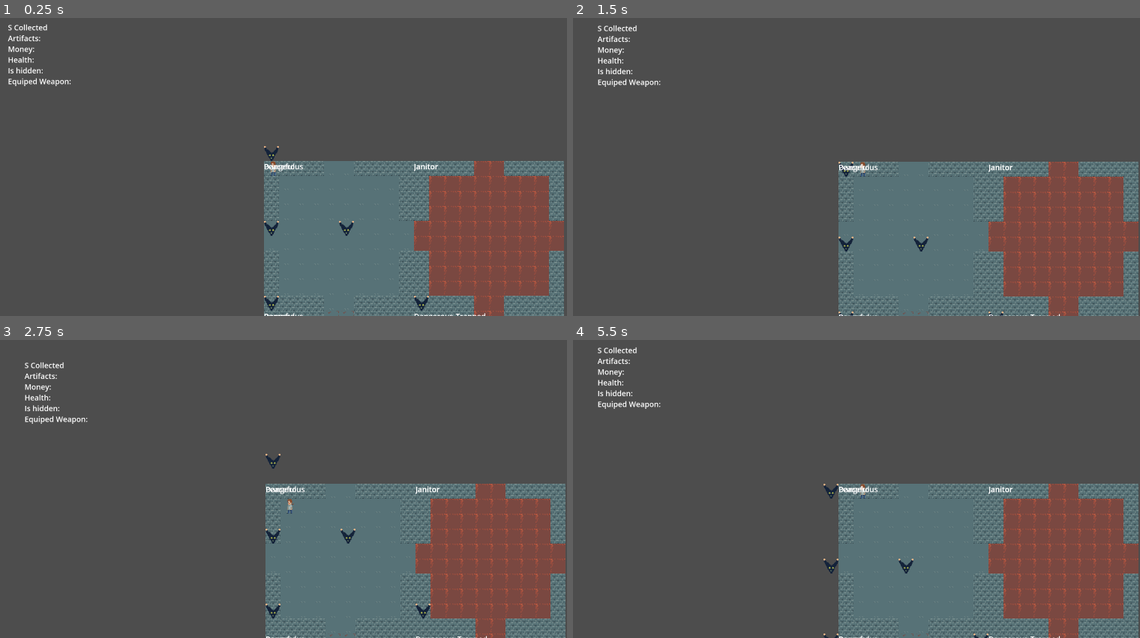
Above: before the commit, frames 1-4 (two rows, left to right).
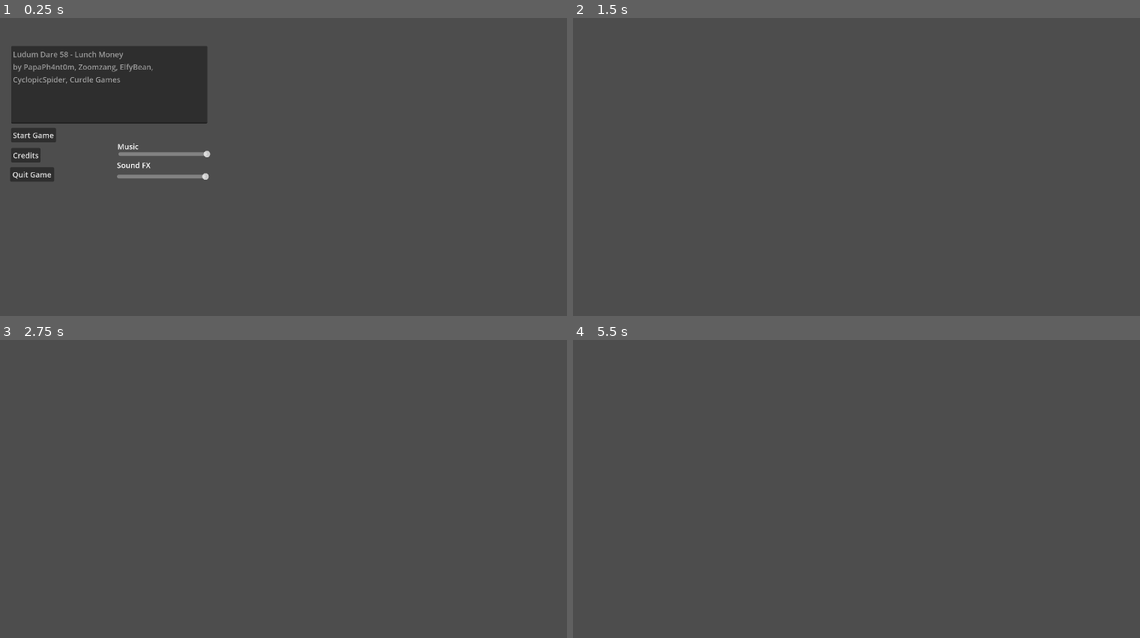
Above: after the commit, the same moments.

Repository: milomccarty99/ld-58
Game: Godot game, scene res://scenes/title_screen.tscn
The game is run twice, just before and just after one commit, with the same random seed, the same clock (stepped at 60 frames per second) and the same inputs. Before the commit the project starts from res://scenes/world.tscn.
Inputs (mouse positions are in pixels of both pictures, inside the frame that each line leads up to):
- Up to frame 1 (0.25 s): no input
- Up to frame 2 (1.5 s): click (601, 155) at 0.5 s, where only the run after the commit has a clickable "Credits"; move the mouse to (969, 152) at 1.27 s; press the mouse at (969, 152) at 1.28 s; hold D (right) from 1.28 s (still down)
- Up to frame 3 (2.75 s): tap Enter at 2 s; move the mouse to (147, 503) at 2.02 s; release D (right) at 2.03 s; release the mouse at (147, 503) at 2.03 s; hold S (down) from 2.03 s (still down); tap Q (swap_weapon_L) at 2.1 s
- Up to frame 4 (5.5 s): move the mouse to (901, 423) at 2.77 s; release S (down) at 2.78 s; hold D (right) 2.78-3.53 s; hold E (swap_weapon_R) 2.78-3.53 s; tap Space at 3.5, 5 s; move the mouse to (811, 548) at 3.52 s; hold W (up) 3.53-4.28 s; click (811, 548) at 3.6 s; tap Enter at 4.25 s; move the mouse to (1020, 533) at 4.27 s; hold Q (swap_weapon_L) 4.28-5.03 s; hold A (left) from 4.28 s (still down); move the mouse to (658, 444) at 5.02 s; tap E (swap_weapon_R) at 5.1 s

The runs differ from the first frame. In frame 1, 37% of the frame differs, in the area x 1-100%, y 2-100%; in frame 2, 27%; in frame 3, 27%; in frame 4, 27%.

Commit message:
added main menu

Diff:
--- /dev/null
+++ b/default_bus_layout.tres
@@ -0,0 +1,15 @@
+[gd_resource type="AudioBusLayout" format=3 uid="uid://bn52g4tr2lbg0"]
+
+[resource]
+bus/1/name = &"Music"
+bus/1/solo = false
+bus/1/mute = false
+bus/1/bypass_fx = false
+bus/1/volume_db = 2.846983
+bus/1/send = &"Master"
+bus/2/name = &"SFX"
+bus/2/solo = false
+bus/2/mute = false
+bus/2/bypass_fx = false
+bus/2/volume_db = 0.0
+bus/2/send = &"Master"
--- a/project.godot
+++ b/project.godot
@@ -11,7 +11,7 @@
 [application]
 
 config/name="LD-58"
-run/main_scene="res://scenes/world.tscn"
+run/main_scene="uid://bqaadxtbska7"
 config/features=PackedStringArray("4.5", "Forward Plus")
 config/icon="res://images/icon.svg"
 
--- /dev/null
+++ b/scenes/credits.tscn
@@ -0,0 +1,3 @@
+[gd_scene format=3 uid="uid://butvujsyqua2e"]
+
+[node name="Node2D" type="Node2D"]
--- /dev/null
+++ b/scenes/title_screen.tscn
@@ -0,0 +1,84 @@
+[gd_scene load_steps=4 format=3 uid="uid://bqaadxtbska7"]
+
+[ext_resource type="AudioStream" uid="uid://dw3asfkgw5weq" path="res://music/UndergroundAccess.wav" id="1_fgkus"]
+[ext_resource type="Script" uid="uid://cjbnj5wveoapv" path="res://scripts/title_screen.gd" id="1_s4lrb"]
+[ext_resource type="PackedScene" uid="uid://xstus23arsnl" path="res://scenes/volume_slider.tscn" id="2_sa3yf"]
+
+[node name="TitleScreen" type="Node2D"]
+texture_filter = 1
+script = ExtResource("1_s4lrb")
+
+[node name="Sprite2D" type="Sprite2D" parent="."]
+
+[node name="TextEdit" type="TextEdit" parent="."]
+texture_filter = 1
+offset_left = 94.0
+offset_top = 63.0
+offset_right = 513.0
+offset_bottom = 229.0
+placeholder_text = "Ludum Dare 58 - Lunch Money
+by PapaPh4nt0m, Zoomzang, ElfyBean, CyclopicSpider, Curdle Games"
+wrap_mode = 1
+
+[node name="StartButton" type="Button" parent="."]
+offset_left = 94.0
+offset_top = 238.0
+offset_right = 190.0
+offset_bottom = 269.0
+text = "Start Game"
+
+[node name="CreditsButton" type="Button" parent="."]
+offset_left = 94.0
+offset_top = 281.0
+offset_right = 157.0
+offset_bottom = 312.0
+text = "Credits"
+
+[node name="QuitButton" type="Button" parent="."]
+offset_left = 92.0
+offset_top = 322.0
+offset_right = 186.0
+offset_bottom = 330.0
+text = "Quit Game"
+
+[node name="MuteButton" type="CheckButton" parent="."]
+visible = false
+offset_left = 421.0
+offset_top = 226.0
+offset_right = 514.0
+offset_bottom = 257.0
+text = "Audio"
+
+[node name="AudioStreamPlayer2D" type="AudioStreamPlayer2D" parent="."]
+stream = ExtResource("1_fgkus")
+autoplay = true
+bus = &"Music"
+
+[node name="MusicSlider" parent="." instance=ExtResource("2_sa3yf")]
+offset_left = 323.0
+offset_top = 286.0
+offset_right = 520.0
+offset_bottom = 302.0
+bus_name = "Music"
+
+[node name="RichTextLabel" type="RichTextLabel" parent="MusicSlider"]
+layout_mode = 0
+offset_left = -2.0
+offset_top = -20.0
+offset_right = 142.0
+offset_bottom = 20.0
+text = "Music"
+
+[node name="SFXSlider" parent="." instance=ExtResource("2_sa3yf")]
+offset_left = 320.0
+offset_top = 334.0
+offset_right = 517.0
+offset_bottom = 350.0
+bus_name = "SFX"
+
+[node name="RichTextLabel" type="RichTextLabel" parent="SFXSlider"]
+layout_mode = 0
+offset_top = -28.0
+offset_right = 123.0
+offset_bottom = 12.0
+text = "Sound FX"
--- /dev/null
+++ b/scenes/volume_slider.tscn
@@ -0,0 +1,11 @@
+[gd_scene load_steps=2 format=3 uid="uid://xstus23arsnl"]
+
+[ext_resource type="Script" uid="uid://ccyj2r8s33544" path="res://scripts/volume_slider.gd" id="1_ynsfn"]
+
+[node name="HSlider" type="HSlider"]
+offset_right = 197.0
+offset_bottom = 16.0
+max_value = 1.0
+step = 0.05
+value = 1.0
+script = ExtResource("1_ynsfn")
--- a/scenes/world.tscn
+++ b/scenes/world.tscn
@@ -11,7 +11,7 @@
 [ext_resource type="Texture2D" uid="uid://cxawsbs4iea12" path="res://images/Source_indoor_tiles_all.png" id="9_w7kh3"]
 [ext_resource type="Script" path="res://scenes/collision_shape_2d.gd" id="10_w7kh3"]
 [ext_resource type="AudioStream" uid="uid://dw3asfkgw5weq" path="res://music/UndergroundAccess.wav" id="11_q5onr"]
-[ext_resource type="Script" uid="uid://brbukdlla7y4c" path="res://scenes/music.gd" id="12_jhx03"]
+[ext_resource type="Script" uid="uid://brbukdlla7y4c" path="res://scripts/music.gd" id="12_jhx03"]
 
 [sub_resource type="TileSetAtlasSource" id="TileSetAtlasSource_qfnet"]
 texture = ExtResource("2_71j4m")
--- a/scripts/player.gd
+++ b/scripts/player.gd
@@ -12,7 +12,7 @@
 
 func _process(_delta: float) -> void:
 	#get_node("CollisionShape2D")
-	print($CollisionShape2D)
+	#print($CollisionShape2D)
 	if Input.is_action_just_pressed("up"):
 		position.y -= 32
 		turnTake = 1
--- /dev/null
+++ b/scripts/title_screen.gd
@@ -0,0 +1,35 @@
+extends Node2D
+@onready var s_b = $StartButton
+@onready var c_b = $CreditsButton
+@onready var q_b = $QuitButton
+@onready var m_b = $MuteButton
+
+func _ready()->void:
+	s_b.pressed.connect(_on_sb_pressed)
+	c_b.pressed.connect(_on_cb_pressed)
+	q_b.pressed.connect(_on_qb_pressed)
+
+func _process(delta: float) -> void:
+	#if s_b.pressed :
+	#	get_tree().change_scene_to_file("res://scenes/world.tscn")
+	#	pass
+	#if c_b.button_down:
+	#	pass
+	#	#get_tree().change_scene_to_file("res://scenes/credits.tscn")
+	#if q_b.button_down:
+		#get_tree().quit()
+	#	pass
+	if m_b.pressed:
+		if m_b.button_pressed:
+			AudioServer.set_bus_volume_db(AudioServer.get_bus_index("Master"),0)
+		else:
+			AudioServer.set_bus_volume_db(AudioServer.get_bus_index("Master"),1)
+
+func _on_sb_pressed()->void:
+	get_tree().change_scene_to_file("res://scenes/world.tscn")
+
+func _on_cb_pressed()->void:
+	get_tree().change_scene_to_file("res://scenes/credits.tscn")
+
+func _on_qb_pressed()->void:
+	get_tree().quit()
--- /dev/null
+++ b/scripts/volume_slider.gd
@@ -0,0 +1,15 @@
+extends HSlider
+
+@export var bus_name: String
+
+var bus_index: int
+
+func _ready()->void:
+	bus_index = AudioServer.get_bus_index(bus_name)
+	value_changed.connect(_on_value_changed)
+
+func _on_value_changed(value: float) ->void:
+	AudioServer.set_bus_volume_db(
+		bus_index,
+		linear_to_db(value)
+	)
Renamed: scenes/music.gd -> scripts/music.gd
Renamed: scenes/music.gd.uid -> scripts/music.gd.uid
Not shown, added: scripts/title_screen.gd.uid
Not shown, added: scripts/volume_slider.gd.uid
